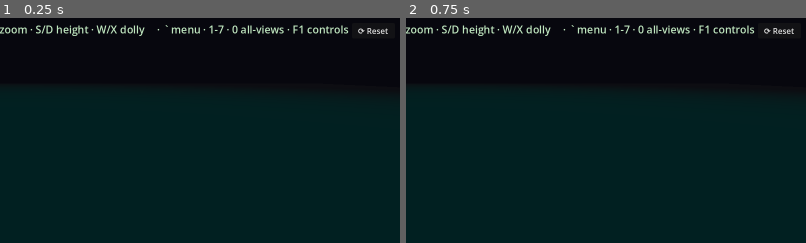
Above: before the commit, frames 1-2 (left to right).
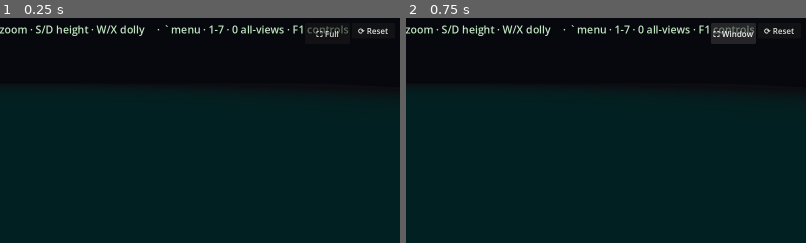
Above: after the commit, the same moments.

Repository: DazzlingDukeOfLazers/raves-of-qud
Game: Godot game, scene res://Main.tscn
Same seed, same stepped clock (60 frames per second), same inputs: the game is played once before the commit and once after it.
Inputs (mouse positions are % of the whole screen's width and height, from its top left):
- Up to frame 1 (0.25 s): no input
- Up to frame 2 (0.75 s): click (91, 3) at 0.5 s, where only the run after the commit has a clickable "⛶ Full"
The pictures show only the part of the screen within x 50-100%, y 0-50%; the shares and areas given below are measured in that part.

The runs differ from the first frame. In frame 1, 0.2% of the frame differs, in the area x 76-87%, y 3-9%; in frame 2, 1.0%, in the area x 76-88%, y 2-12%.

Commit message:
Add a fullscreen toggle BUTTON (top-right, next to Reset)
Keybinds for fullscreen didn't take (F11=Mission Control, Option+Enter and P both
reported not working). A button click definitely calls window_set_mode. Toggles
windowed<->fullscreen (native res = crisp text); label flips Full/Window. P still
calls the same _toggle_fullscreen for anyone it works for.

Diff:
--- a/godot/Main.gd
+++ b/godot/Main.gd
@@ -1286,6 +1286,32 @@
 	btn.pressed.connect(_reset_program)
 	layer.add_child(btn)
 
+	# Fullscreen toggle button (left of Reset). A floating window on a Retina display renders at
+	# LOGICAL resolution and macOS upscales it 2x -> pixelated text; fullscreen renders NATIVE = crisp.
+	_fs_btn = Button.new()
+	_fs_btn.focus_mode = Control.FOCUS_NONE
+	_fs_btn.anchor_left = 1.0
+	_fs_btn.anchor_right = 1.0
+	_fs_btn.offset_left = -190.0
+	_fs_btn.offset_right = -100.0
+	_fs_btn.offset_top = 10.0
+	_fs_btn.offset_bottom = 38.0
+	_fs_btn.pressed.connect(_toggle_fullscreen)
+	layer.add_child(_fs_btn)
+	_refresh_fs_btn()
+
+var _fs_btn: Button
+
+func _refresh_fs_btn() -> void:
+	if _fs_btn != null:
+		var fs := DisplayServer.window_get_mode() == DisplayServer.WINDOW_MODE_FULLSCREEN
+		_fs_btn.text = "⛶ Window" if fs else "⛶ Full"
+
+func _toggle_fullscreen() -> void:
+	var fs := DisplayServer.window_get_mode() == DisplayServer.WINDOW_MODE_FULLSCREEN
+	DisplayServer.window_set_mode(DisplayServer.WINDOW_MODE_WINDOWED if fs else DisplayServer.WINDOW_MODE_FULLSCREEN)
+	_refresh_fs_btn()
+
 ## Relaunch the process, preserving the current window size via --resolution (a plain
 ## reload_current_scene would keep the old cached scripts; a restart re-reads them).
 func _reset_program() -> void:
@@ -1365,9 +1391,7 @@
 		# fonts auto-scale to the right size. This is the "read it sharp" view; the side-by-side
 		# floating window stays soft (a Godot-on-macOS dev limitation). (Profiler dump moved to Shift+P.)
 		if event.keycode == KEY_P and not event.shift_pressed:
-			var fs := DisplayServer.window_get_mode() == DisplayServer.WINDOW_MODE_FULLSCREEN
-			DisplayServer.window_set_mode(DisplayServer.WINDOW_MODE_WINDOWED if fs else DisplayServer.WINDOW_MODE_FULLSCREEN)
-			return
+			_toggle_fullscreen(); return
 		# Shift+Space: wait a turn in Qud (a Godot->Qud passthrough). Takes a turn for now.
 		if event.shift_pressed and event.keycode == KEY_SPACE:
 			client.send_command("wait", {}); return
